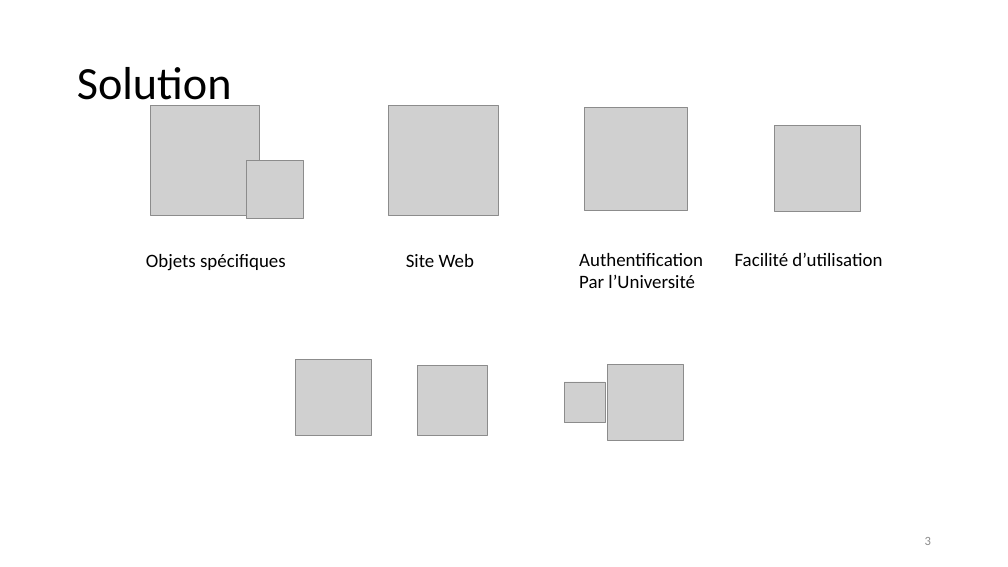
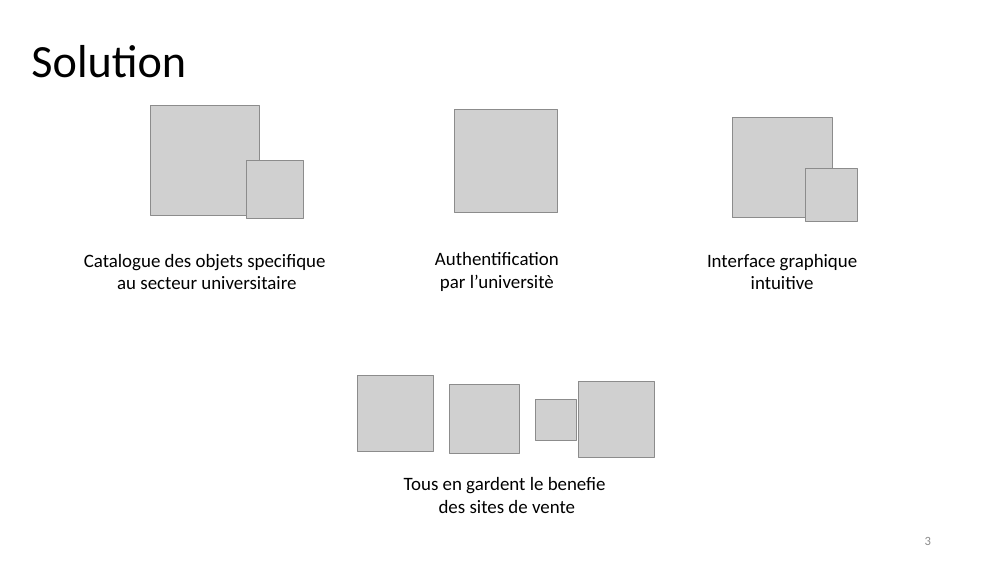
Before and after one commit to unige-pinfo-2019/PInfo1, a slide deck: slide 3 of Docs/UNIbay_DeskPitch.pptx. Drawn at 1008x567 pixels with LibreOffice and Linux fonts; fonts in the diff are those of the drawing; grey boxes stand for pictures. Boxes give left, top, right and bottom in pixels: in the first picture for what was removed or moved away, otherwise in the second. Text is boxed around its words. In the diff, an @@ line names an element or a change of style, - is before the commit and + after.

```diff
--- a/Docs/UNIbay_DeskPitch.pptx
+++ b/Docs/UNIbay_DeskPitch.pptx
@@ title "Solution" rewrapped from [77,67,232,111] to [31,45,186,78] @@
@@ picture: place and size @@
-picture at [585,107,687,210]
+picture at [454,110,557,212]
@@ picture: place and size @@
-picture at [389,106,498,216]
+picture at [732,117,833,218]
@@ picture: place and size @@
-picture at [774,126,861,212]
+picture at [805,169,858,222]
@@ text at [84,254,325,289]: text changed @@
-Objets spécifiques
+Catalogue des objets specifique
+au secteur universitaire
@@ text removed at [406,254,474,267] @@
-Site Web
@@ text "Authentification": place and size @@
-text "Authentification" at [579,253,703,288]
+text "Authentification" at [435,252,559,291]
@@ text at [435,252,559,265]: alignment left to centre @@
@@ text at [707,254,858,289]: text changed @@
-Facilité d’utilisation
+Interface graphique
+intuitive
@@ text at [440,275,554,291]: text changed @@
-Par l’Université
+par l’universitè
@@ picture: place and size @@
-picture at [296,359,372,436]
+picture at [358,375,434,451]
@@ picture: place and size @@
-picture at [417,366,487,436]
+picture at [450,384,520,454]
@@ picture: place and size @@
-picture at [607,364,683,440]
+picture at [579,382,655,457]
@@ picture: place and size @@
-picture at [564,382,605,423]
+picture at [535,399,576,440]
@@ text added at [404,477,606,513], 18 pt, text #000000 @@
+Tous en gardent le benefie
+des sites de vente
```
Also in this commit, not shown: 5 other slides changed, 2 slides added, 2 slides removed.
